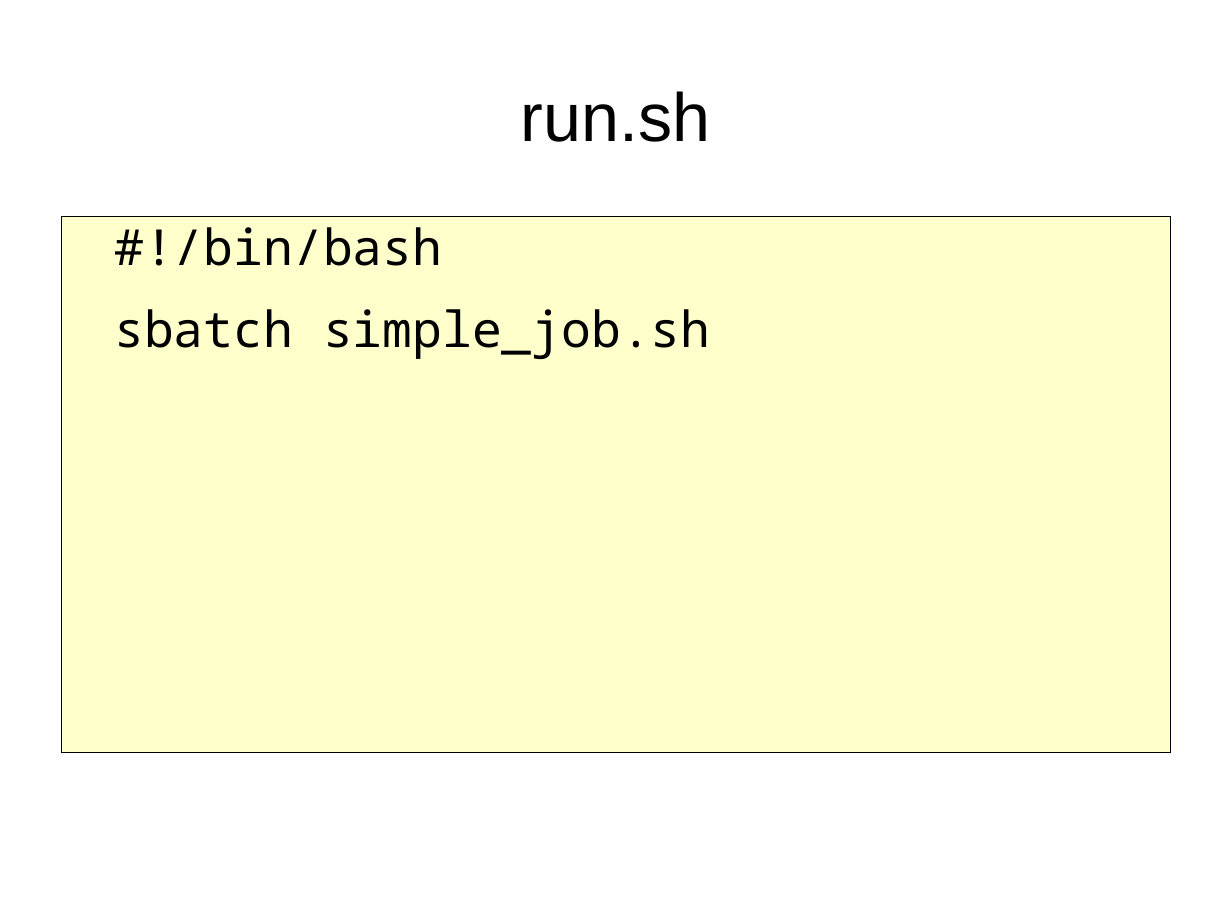
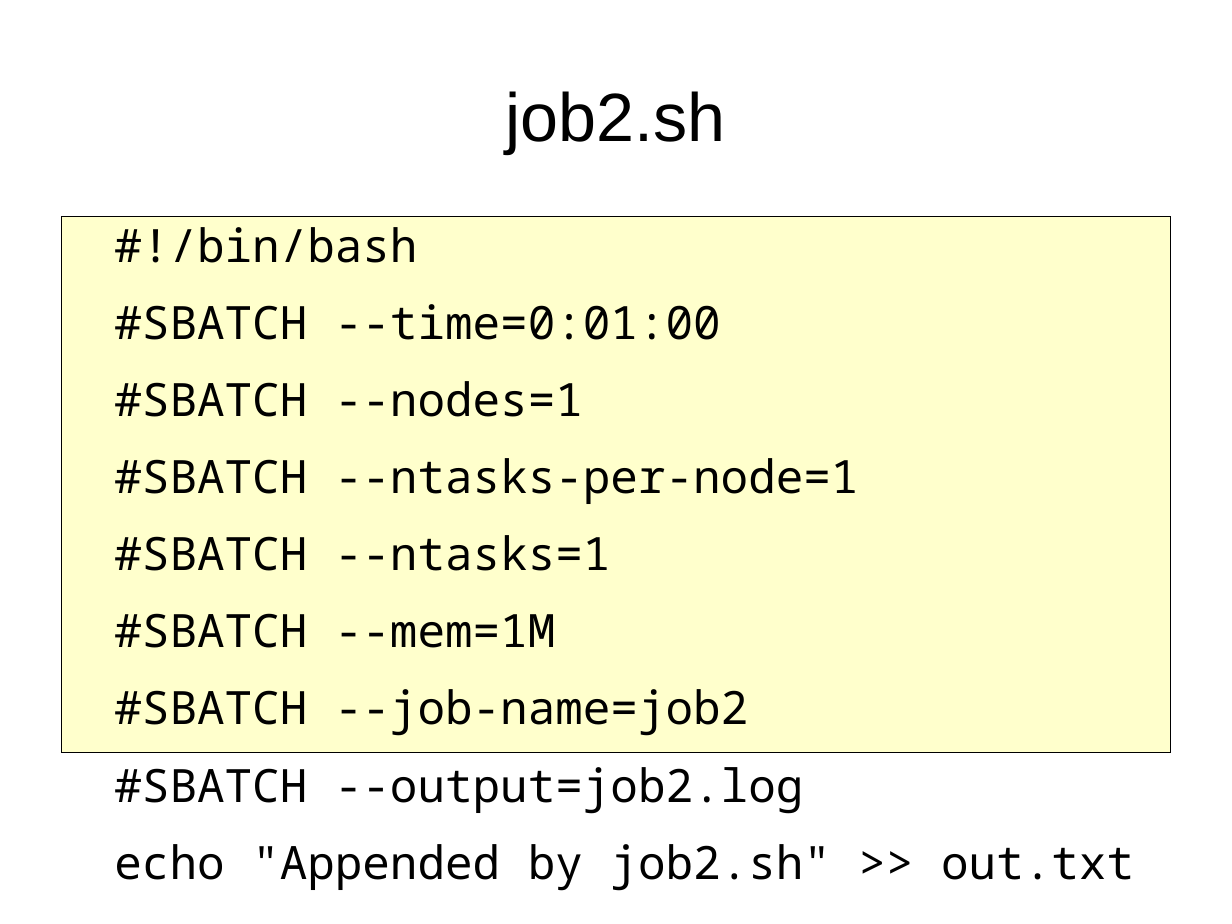
Before and after one commit to richelbilderbeek/peregrine, a slide deck: slide 12 of ParallelComputation.odp (slide 10 before the commit). Drawn at 1232x924 pixels with LibreOffice and Linux fonts; fonts in the diff are those of the drawing. Boxes give left, top, right and bottom in pixels: in the first picture for what was removed or moved away, otherwise in the second. Text is boxed around its words. In the diff, an @@ line names an element or a change of style, - is before the commit and + after.

```diff
--- a/ParallelComputation.odp
+++ b/ParallelComputation.odp
@@ title at [506,91,726,153]: text changed @@
-run.sh
+job2.sh
@@ text at [114,227,417,263]: size 32 to 29.6 pt in "#!/bin/bash" @@
@@ text at [114,304,1134,891]: text changed; size 32 to 29.6 pt @@
-sbatch simple_job.sh
+#SBATCH --time=0:01:00
+#SBATCH --nodes=1
+#SBATCH --ntasks-per-node=1
+#SBATCH --ntasks=1
+#SBATCH --mem=1M
+#SBATCH --job-name=job2
+#SBATCH --output=job2.log
+echo "Appended by job2.sh" >> out.txt
```
Also in this commit, not shown: 2 other slides changed, 6 slides added, 11 other files.
